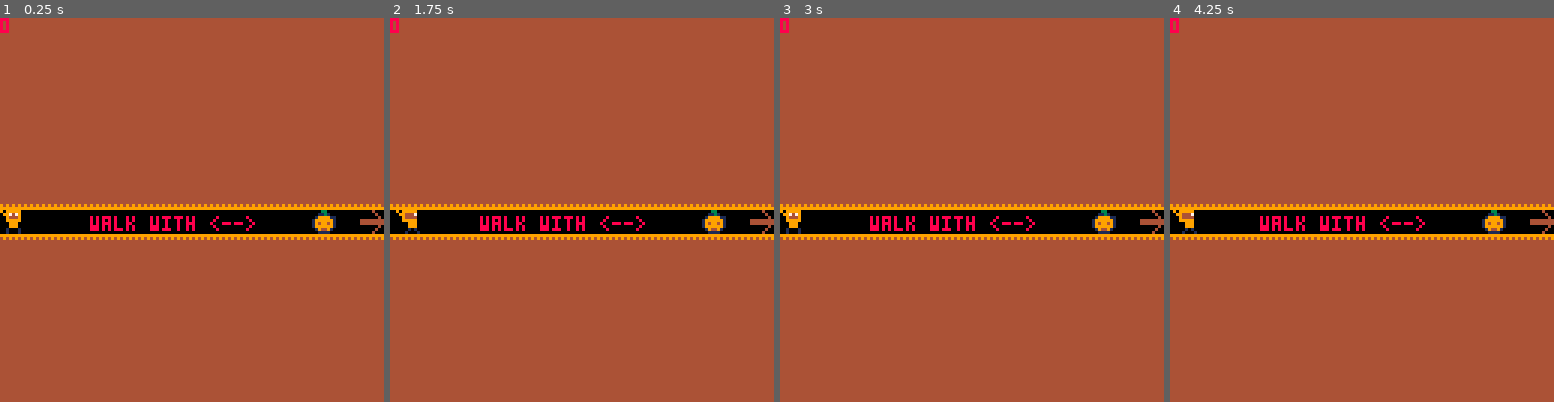
Above: before the commit, frames 1-4 (left to right).
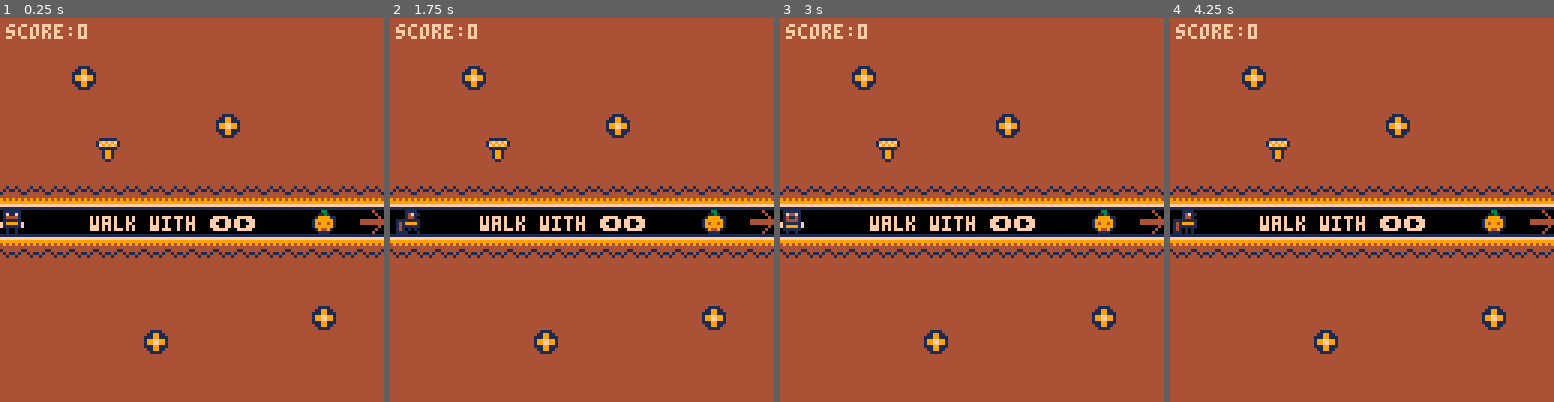
Above: after the commit, the same moments.

Repository: Loremus299/Cozy-Fall-Jam-2026
Game: PICO-8 cartridge i.p8
Two runs of this game, one before a commit and one after it. Both use one fixed random seed, a clock stepped at 60 frames per second and the inputs below.
Inputs:
- Up to frame 1 (0.25 s): no input
- Up to frame 2 (1.75 s): tap X (X key) at 0.33, 1.07 s; tap O (Z key) at 0.7, 1.7 s; hold Right from 1.6 s (still down)
- Up to frame 3 (3 s): tap X (X key) at 1.85, 2.97 s; release Right at 2.1 s; tap O (Z key) at 2.1, 2.5, 2.9 s; hold Up 2.15-2.42 s; hold Right from 2.47 s (still down)
- Up to frame 4 (4.25 s): release Right at 3.03 s; hold Left 3.08-3.58 s; tap O (Z key) at 3.3, 3.7, 4.1 s; hold Down 3.63-3.97 s; hold Right from 4.02 s (still down); tap X (X key) at 4.08 s

The runs differ from the first frame. In frame 1, 10% of the frame differs, in the area x 0-100%, y 0-88%; in frame 2, 10%; in frame 3, 10%; in frame 4, 10%.

Commit message:
sprites and levels

Diff:
--- a/i.p8
+++ b/i.p8
@@ -84,11 +84,13 @@
 
 				anims = {
 					idle = {
-						sprs = { 17, 17, 17, 17, 17, 17, 17, 17, 17, 17, 17, 17,
-										 18, 18, 18, 18, 18, 18, 18, 18, 18, 18, 18, 18,  }
+						sprs = { 16, 16, 16, 16, 16, 16, 16, 16, 16, 16, 16, 16, 16, 16, 16, 16, 16, 16, 16, 16, 16, 16, 16, 16,
+										 17, 17, 17, 17, 17, 17, 17, 17, 17, 17, 17, 17, 17, 17, 17, 17, 17, 17, 17, 17, 17, 17, 17, 17,  }
 					},
 					walk = {
-						sprs = { 19, 19, 19, 19, 19, 19,
+						sprs = {
+										 18, 18, 18, 18, 18, 18,
+										 19, 19, 19, 19, 19, 19,
 										 20, 20, 20, 20, 20, 20 }
 					},
 					jumpUp = {
@@ -113,7 +115,7 @@
 
 		draw = function()
 			levelDraw()
-			print("walk with <-->", 30, 66, 8)
+			print("walk with ⬅️➡️", 30, 66, 15)
 		end,
 	},
 	l2 = {
@@ -144,11 +146,13 @@
 
 				anims = {
 					idle = {
-						sprs = { 17, 17, 17, 17, 17, 17, 17, 17, 17, 17, 17, 17,
-										 18, 18, 18, 18, 18, 18, 18, 18, 18, 18, 18, 18,  }
+						sprs = { 16, 16, 16, 16, 16, 16, 16, 16, 16, 16, 16, 16, 16, 16, 16, 16, 16, 16, 16, 16, 16, 16, 16, 16,
+										 17, 17, 17, 17, 17, 17, 17, 17, 17, 17, 17, 17, 17, 17, 17, 17, 17, 17, 17, 17, 17, 17, 17, 17,  }
 					},
 					walk = {
-						sprs = { 19, 19, 19, 19, 19, 19,
+						sprs = {
+										 18, 18, 18, 18, 18, 18,
+										 19, 19, 19, 19, 19, 19,
 										 20, 20, 20, 20, 20, 20 }
 					},
 					jumpUp = {
@@ -172,7 +176,7 @@
 
 		draw = function()
 			levelDraw()
-			print("jump", 56, 72, 8)
+			print("jump 🅾️", 34, 50, 15)
 		end,
 	},
 	l3 = {
@@ -180,11 +184,11 @@
 			sd = {
   			mapX = 2,
   			mapY = 0,
-				next = "last"
+				next = "l4"
 			}
 
 			plr = {
-				spr = 17,
+				spr = 16,
 				grounded = false,
 
 				old = {
@@ -203,11 +207,13 @@
 
 				anims = {
 					idle = {
-						sprs = { 17, 17, 17, 17, 17, 17, 17, 17, 17, 17, 17, 17,
-										 18, 18, 18, 18, 18, 18, 18, 18, 18, 18, 18, 18,  }
+						sprs = { 16, 16, 16, 16, 16, 16, 16, 16, 16, 16, 16, 16, 16, 16, 16, 16, 16, 16, 16, 16, 16, 16, 16, 16,
+										 17, 17, 17, 17, 17, 17, 17, 17, 17, 17, 17, 17, 17, 17, 17, 17, 17, 17, 17, 17, 17, 17, 17, 17,  }
 					},
 					walk = {
-						sprs = { 19, 19, 19, 19, 19, 19,
+						sprs = {
+										 18, 18, 18, 18, 18, 18,
+										 19, 19, 19, 19, 19, 19,
 										 20, 20, 20, 20, 20, 20 }
 					},
 					jumpUp = {
@@ -231,7 +237,129 @@
 
 		draw = function()
 			levelDraw()
-			print("jump", 56, 72, 8)
+		end,
+	},
+
+	l2 = {
+		init = function()
+			sd = {
+  			mapX = 1,
+  			mapY = 0,
+				next = "l3"
+			}
+
+			plr = {
+				spr = 17,
+				grounded = false,
+
+				old = {
+					x = 16, y = 64
+				},
+
+				x = 0, y = 64,
+				w = 1, h = 1,
+				dx = 0, dy = 0,
+				ax = 0.5, ay = 4,
+				mdx = 2.5, mdy = 4,
+				fx = false, fy = false,
+
+				animState = "idle",
+				animIndex = 1,
+
+				anims = {
+					idle = {
+						sprs = { 16, 16, 16, 16, 16, 16, 16, 16, 16, 16, 16, 16, 16, 16, 16, 16, 16, 16, 16, 16, 16, 16, 16, 16,
+										 17, 17, 17, 17, 17, 17, 17, 17, 17, 17, 17, 17, 17, 17, 17, 17, 17, 17, 17, 17, 17, 17, 17, 17,  }
+					},
+					walk = {
+						sprs = {
+										 18, 18, 18, 18, 18, 18,
+										 19, 19, 19, 19, 19, 19,
+										 20, 20, 20, 20, 20, 20 }
+					},
+					jumpUp = {
+						sprs = { 21 }
+					},
+					jumpDown = {
+						sprs = { 22 }
+					}
+				}
+			}
+
+			glb = {
+				gr = 0.5,
+				fr = 0.75
+			}
+			delTrail()
+ 		end,
+		update = function()
+			playerUpdate()
+		end,
+
+		draw = function()
+			levelDraw()
+			print("jump 🅾️", 34, 50, 15)
+		end,
+	},
+
+	l4 = {
+		init = function()
+			sd = {
+  			mapX = 3,
+  			mapY = 0,
+				next = "last"
+			}
+
+			plr = {
+				spr = 16,
+				grounded = false,
+
+				old = {
+					x = 32, y = 0
+				},
+
+				x = 32, y = 0,
+				w = 1, h = 1,
+				dx = 0, dy = 0,
+				ax = 0.5, ay = 4,
+				mdx = 2.5, mdy = 4,
+				fx = false, fy = false,
+
+				animState = "idle",
+				animIndex = 1,
+
+				anims = {
+					idle = {
+						sprs = { 16, 16, 16, 16, 16, 16, 16, 16, 16, 16, 16, 16, 16, 16, 16, 16, 16, 16, 16, 16, 16, 16, 16, 16,
+										 17, 17, 17, 17, 17, 17, 17, 17, 17, 17, 17, 17, 17, 17, 17, 17, 17, 17, 17, 17, 17, 17, 17, 17,  }
+					},
+					walk = {
+						sprs = {
+										 18, 18, 18, 18, 18, 18,
+										 19, 19, 19, 19, 19, 19,
+										 20, 20, 20, 20, 20, 20 }
+					},
+					jumpUp = {
+						sprs = { 21 }
+					},
+					jumpDown = {
+						sprs = { 22 }
+					}
+				}
+			}
+
+			glb = {
+				gr = 0.5,
+				fr = 0.75
+			}
+			delTrail()
+ 		end,
+		update = function()
+			playerUpdate()
+		end,
+
+		draw = function()
+			levelDraw()
 		end,
 	},
 
@@ -357,7 +485,7 @@
 			cls(0)
 			map(sd.mapX * 16,sd.mapY * 16)
 			spr(plr.spr, plr.x, plr.y, plr.w, plr.h, plr.fx, plr.fy)
-			print(sceneManager.score)
+			print("score:"..sceneManager.score, 2, 2, 15)
 end
 -->8
 function _init()
@@ -560,24 +688,24 @@
 
 
 __gff__
-0004101010100320200000000000000000000000000000202000000000000000000000000000000000000000000000000000000000000000000000000000000003030303000000000000000000000000010101010000000000000000000000000303030000000000000000000000000000000000000000000000000000000000
+0004101010100320200000000000000000000000000000202000000000000000000000000000000000000000000000000000000000000000000000000000000003030303000000000000000000000000030103010000000000000000000000000303030101000000000000000000000000000000000000000000000000000000
 0000000000000000000000000000000000000000000000000000000000000000000000000000000000000000000000000000000000000000000000000000000000000000000000000000000000000000000000000000000000000000000000000000000000000000000000000000000000000000000000000000000000000000
 __map__
-5151515151515151515151515151515151515151515151515151515151515151516161616161616161620060616161510000000000000000000000000000000000000000000000000000000000000000000000000000000000000000000000000000000000000000000000000000000000000000000000000000000000000000
-5151515151515151515151515151515151515151515151515151515151515151520100000001000000010000000000500000000000000000000000000000000000000000000000000000000000000000000000000000000000000000000000000000000000000000000000000000000000000000000000000000000000000000
-5151515151515151515151515151515151515151515151515151515151515151520000000000000000000000000000500000000000000000000000000000000000000000000000000000000000000000000000000000000000000000000000000000000000000000000000000000000000000000000000000000000000000000
-5151515151515151515151515151515151515151515151515151515151515151520000000000000000000000000000500000000000000000000000000000000000000000000000000000000000000000000000000000000000000000000000000000000000000000000000000000000000000000000000000000000000000000
-5151515151515151515151515151515151515151515151515151515151515151520000000000000000000000000000500000000000000000000000000000000000000000000000000000000000000000000000000000000000000000000000000000000000000000000000000000000000000000000000000000000000000000
-5151515151515151515151515151515151515151616161616161616161616151520000000000000000000000000000500000000000000000000000000000000000000000000000000000000000000000000000000000000000000000000000000000000000000000000000000000000000000000000000000000000000000000
-5151515151515151515151515151515151515152000000000000000000000550520000000000000000000000000000500000000000000000000000000000000000000000000000000000000000000000000000000000000000000000000000000000000000000000000000000000000000000000000000000000000000000000
-6161616161616161616161616161616161616162000000000000000000000550520000000000000000000000000000500000000000000000000000000000000000000000000000000000000000000000000000000000000000000000000000000000000000000000000000000000000000000000000000000000000000000000
-0000000000000000000000000001000700000000000000000001000000010550520000000000000000000000000000500000000000000000000000000000000000000000000000000000000000000000000000000000000000000000000000000000000000000000000000000000000000000000000000000000000000000000
-4141414141414141414141414141414141414141414142000043000000404151520000000000000000000000000000500000000000000000000000000000000000000000000000000000000000000000000000000000000000000000000000000000000000000000000000000000000000000000000000000000000000000000
-5151515151515151515151515151515151515151515152000053000000505151520000000000000000000000000000500000000000000000000000000000000000000000000000000000000000000000000000000000000000000000000000000000000000000000000000000000000000000000000000000000000000000000
-5151515151515151515151515151515151515151515152000053000000505151520000000000000000000000000000500000000000000000000000000000000000000000000000000000000000000000000000000000000000000000000000000000000000000000000000000000000000000000000000000000000000000000
-5151515151515151515151515151515151515151515152000053000000505151520000000000000000000000000000500000000000000000000000000000000000000000000000000000000000000000000000000000000000000000000000000000000000000000000000000000000000000000000000000000000000000000
-5151515151515151515151515151515151515151515152000053000000505151520000000000000000000000000000500000000000000000000000000000000000000000000000000000000000000000000000000000000000000000000000000000000000000000000000000000000000000000000000000000000000000000
-5151515151515151515151515151515151515151515152000053000000505151520000000000000000000000000000500000000000000000000000000000000000000000000000000000000000000000000000000000000000000000000000000000000000000000000000000000000000000000000000000000000000000000
-5151515151515151515151515151515151515151515152020253170202505151514141174141414141414141414141510000000000000000000000000000000000000000000000000000000000000000000000000000000000000000000000000000000000000000000000000000000000000000000000000000000000000000
-
-
+5151515151515151515151515151515151515151515151515151515151515151515151515151516351520050515151514461616200606161616161616161614500000000000000000000000000000000000000000000000000000000000000000000000000000000000000000000000000000000000000000000000000000000
+5151515151515151515151515151515151515151515163515151515151515151515151515151515151520050645151515200000000000000000000000000005000000000000000000000000000000000000000000000000000000000000000000000000000000000000000000000000000000000000000000000000000000000
+5151516351515151515151515151515151515151515151515151515151515151446161616161616161620050515151515200000000000000000000000000005000000000000000000000000000000000000000000000000000000000000000000000000000000000000000000000000000000000000000000000000000000000
+5151515151515151515151515151515151516451515164515151516351515151520000000001000000010050516351515200004041420000000000000000005000000000000000000000000000000000000000000000000000000000000000000000000000000000000000000000000000000000000000000000000000000000
+5151515151515151516351515151515151515151515151515151515151515151520000000000000000000050515151515200005051520000000000000000005000000000000000000000000000000000000000000000000000000000000000000000000000000000000000000000000000000000000000000000000000000000
+5151515164515151515151515151515151515144616161616161616161616145520000000000000000000050515151515200005064520000000000000000005000000000000000000000000000000000000000000000000000000000000000000000000000000000000000000000000000000000000000000000000000000000
+5151515151515151515151515151515151515152000000000000000000000550520000000000000000000050515151515200005051520000000000000000005000000000000000000000000000000000000000000000000000000000000000000000000000000000000000000000000000000000000000000000000000000000
+6161616161616161616161616161616161616162000000000000000000000550520000000000000000000050515164515200005051520000000000000001015000000000000000000000000000000000000000000000000000000000000000000000000000000000000000000000000000000000000000000000000000000000
+0000000000000000000000000001000700000000000000000001000000010550520000000000000000000050515151515200006061620000000000000040415500000000000000000000000000000000000000000000000000000000000000000000000000000000000000000000000000000000000000000000000000000000
+4141414141414141414141414141414141414141414142000043000000404155520000000000000000000050515151515200000000000000000000000100000700000000000000000000000000000000000000000000000000000000000000000000000000000000000000000000000000000000000000000000000000000000
+5151515151515151515151515151515151515151515152000053000000505151520000000000000000000050515151515200004041414141414200004041414100000000000000000000000000000000000000000000000000000000000000000000000000000000000000000000000000000000000000000000000000000000
+5151515151515151515151515151515151516351515152000053000000505151520000000000000000000050515151515200005051446161616200006061614500000000000000000000000000000000000000000000000000000000000000000000000000000000000000000000000000000000000000000000000000000000
+5151515151515151515151515163515151515151515152000053000000505151520000000000000000000050515151515200005051520000000000000000005000000000000000000000000000000000000000000000000000000000000000000000000000000000000000000000000000000000000000000000000000000000
+5151515151516351515151515151515151645151635152000053000000506351520000000000000000000050645151515200005063520000000000000000005000000000000000000000000000000000000000000000000000000000000000000000000000000000000000000000000000000000000000000000000000000000
+5151515151515151515151515151515151515151515152000053000000505151520000000000000000000050515151515200015051520101000000000000015000000000000000000000000000000000000000000000000000000000000000000000000000000000000000000000000000000000000000000000000000000000
+5151515151515151515151515151515151515151515152020253170202505151544142174041414141414155515151515441415551544141414141414141415500000000000000000000000000000000000000000000000000000000000000000000000000000000000000000000000000000000000000000000000000000000
+
+
Not shown, changed: 32 lines of the sprite sheet (__gfx__) section of i.p8
